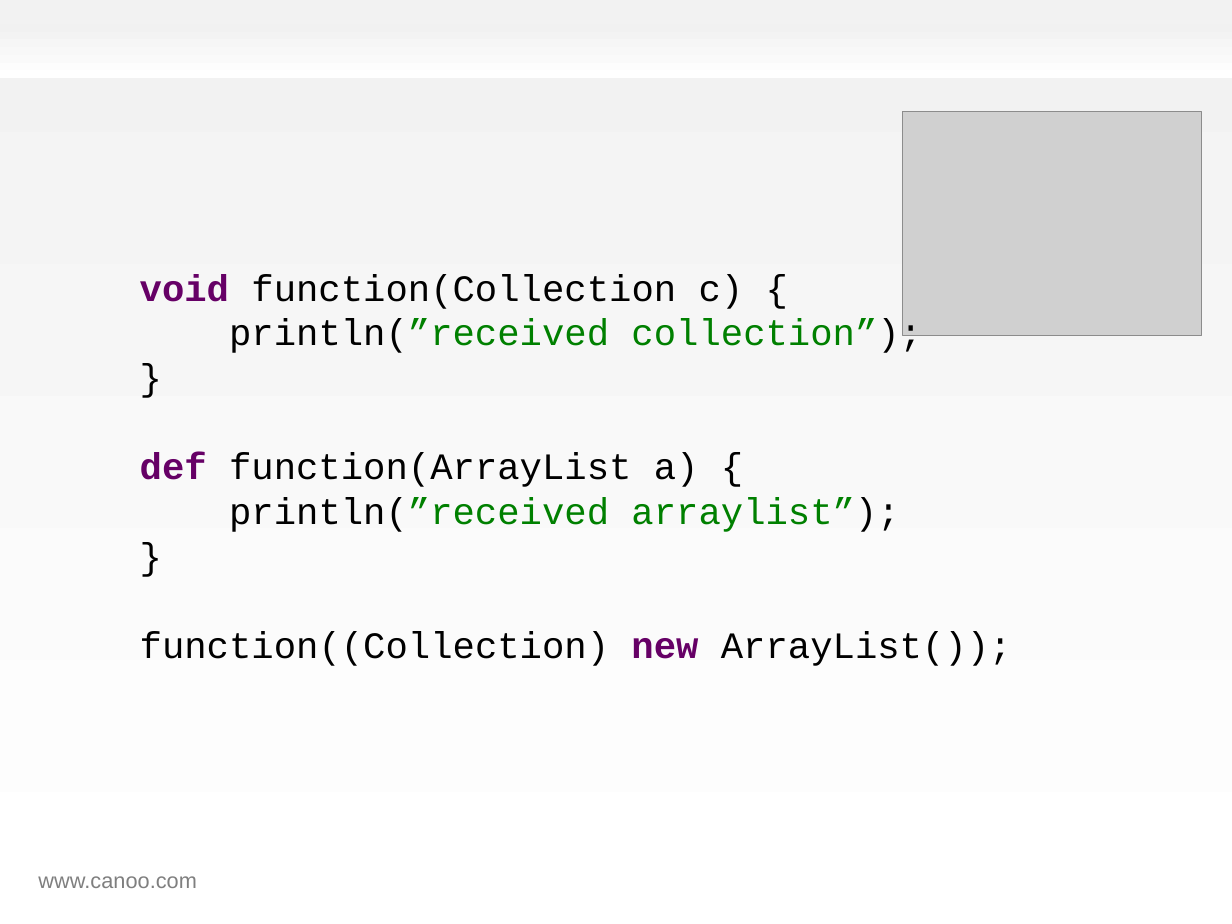
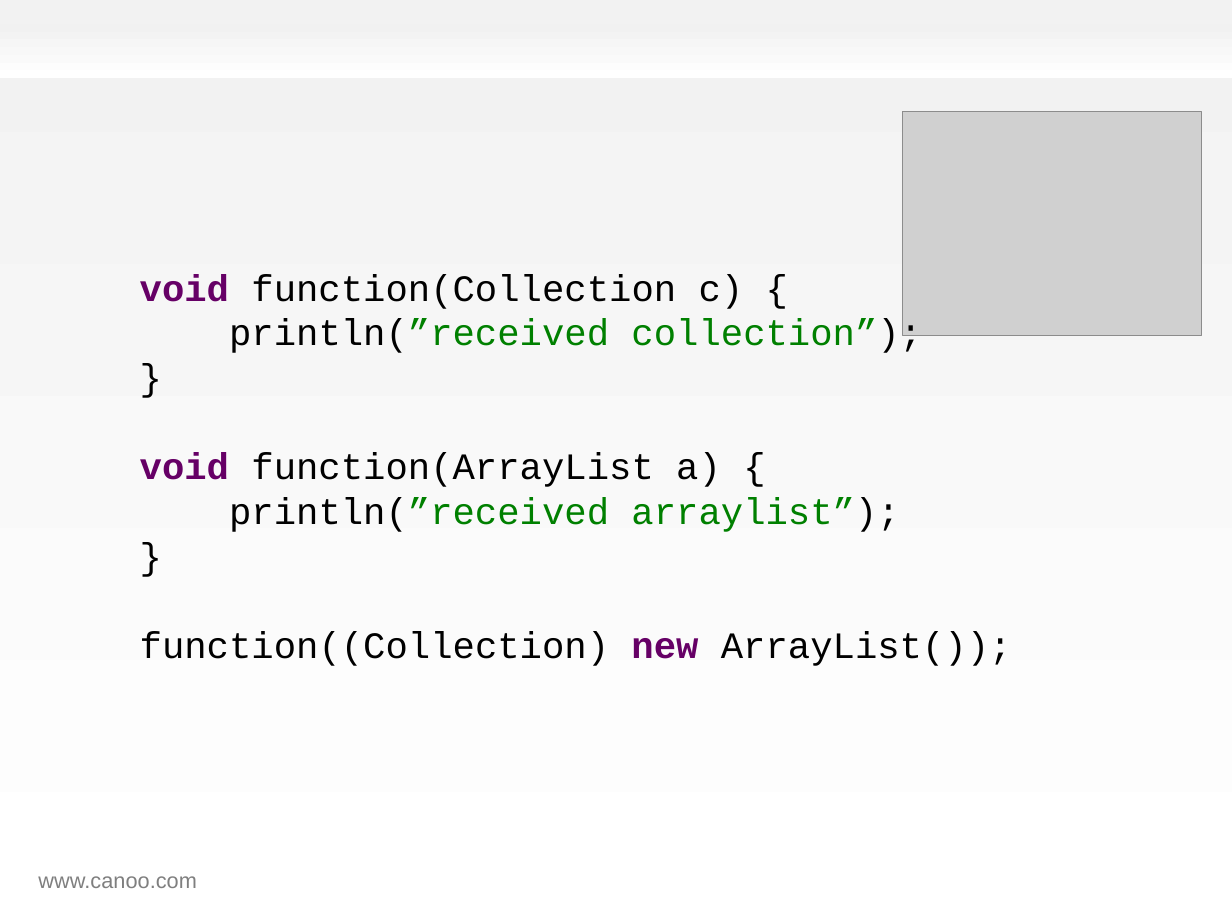
Before and after one commit to HamletDRC/presentations, a slide deck: slide 37 of effectivegroovy/effectivegroovy.odp. Drawn at 1232x924 pixels with LibreOffice and Linux fonts; fonts in the diff are those of the drawing; grey boxes stand for pictures; background and template pictures are left out. Boxes give left, top, right and bottom in pixels: in the first picture for what was removed or moved away, otherwise in the second. Text is boxed around its words. In the diff, an @@ line names an element or a change of style, - is before the commit and + after.

Commit message:
slight changes to slides.

```diff
--- a/effectivegroovy/effectivegroovy.odp
+++ b/effectivegroovy/effectivegroovy.odp
@@ text at (x1=140, y1=274, x2=1012, y2=666): text changed @@
-void function(Collection c) {
-println(”received collection”);
-}
-def function(ArrayList a) {
-println(”received arraylist”);
-}
-function((Collection) new ArrayList());
+void function(Collection c) {
+println(”received collection”);
+}
+void function(ArrayList a) {
+println(”received arraylist”);
+}
+function((Collection) new ArrayList());
```
